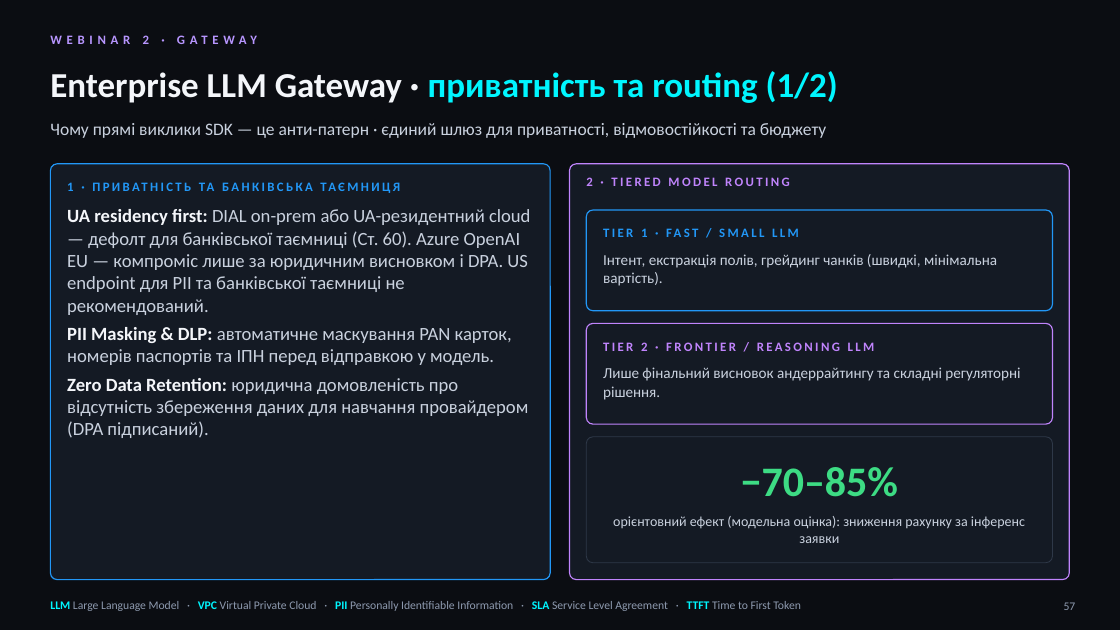
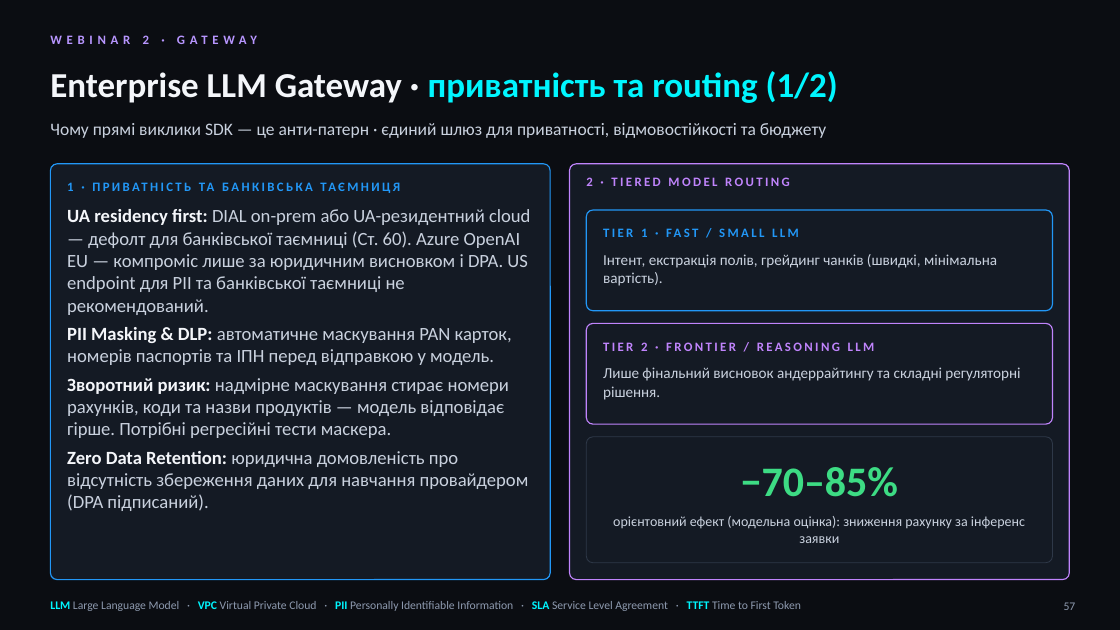
Before and after one commit to zinur/loan-copilot, a slide deck: slide 57 of Loan_Copilot_Workshop.pptx. Drawn at 1120x630 pixels with LibreOffice and Linux fonts; fonts in the diff are those of the drawing. Boxes give left, top, right and bottom in pixels: in the first picture for what was removed or moved away, otherwise in the second. Text is boxed around its words. In the diff, an @@ line names an element or a change of style, - is before the commit and + after.

```diff
--- a/Loan_Copilot_Workshop.pptx
+++ b/Loan_Copilot_Workshop.pptx
@@ text at (67, 378, 509, 438): paragraph added @@
+Зворотний ризик: надмірне маскування стирає номери рахунків, коди та назви продуктів — модель відповідає гірше. Потрібні регресійні тести маскера.
```
Also in this commit, not shown: 12 other slides changed, 2 slides removed, 20 other files.
